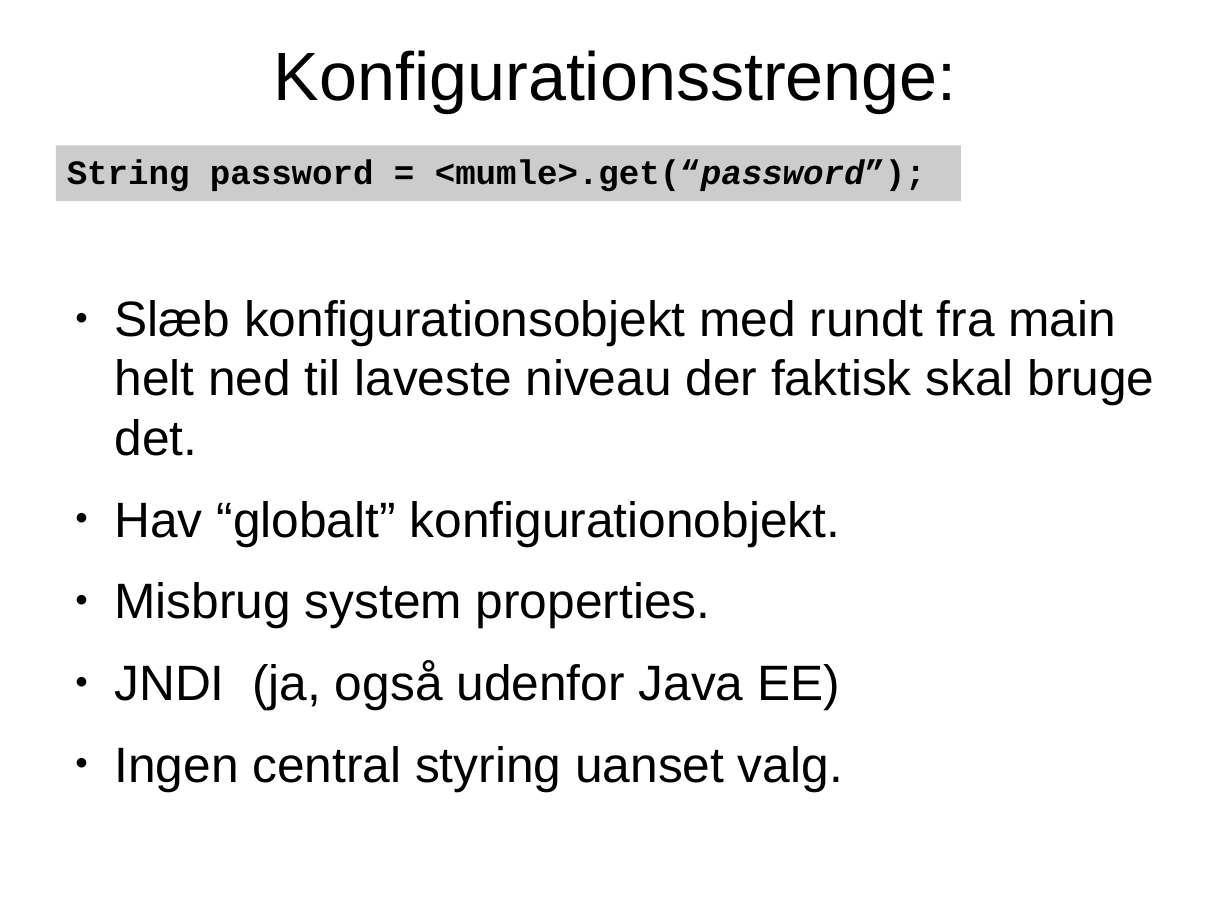
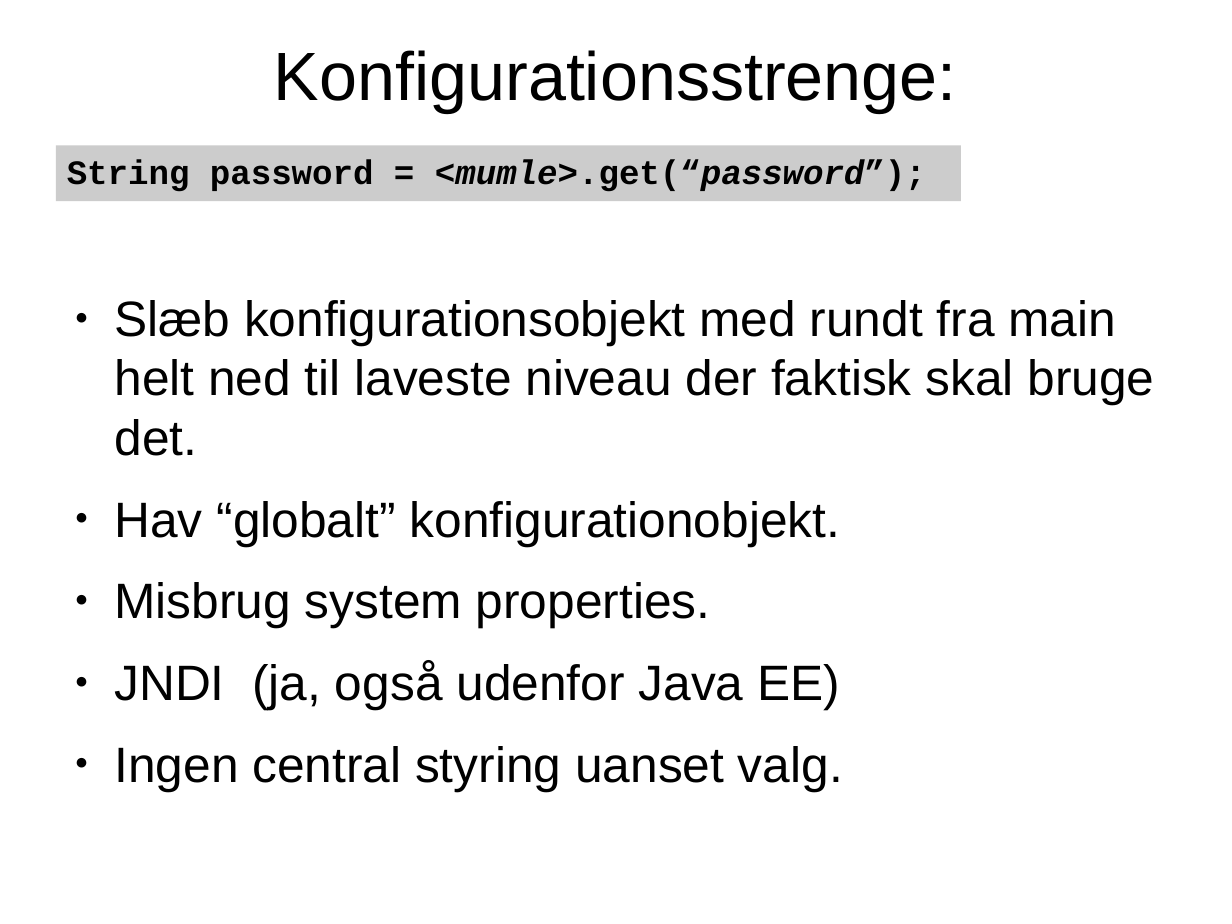
Before and after one commit to ravn/junta-dagger-demo-examples, a slide deck: slide 10 of Dependency Injection med Dagger 2.odp (slide 9 before the commit). Drawn at 1232x924 pixels with LibreOffice and Linux fonts; fonts in the diff are those of the drawing. Boxes give left, top, right and bottom in pixels: in the first picture for what was removed or moved away, otherwise in the second. Text is boxed around its words. In the diff, an @@ line names an element or a change of style, - is before the commit and + after.

Commit message:
Added named string examples to presentation.

```diff
--- a/Dependency Injection med Dagger 2.odp
+++ b/Dependency Injection med Dagger 2.odp
@@ rectangle "String password = <mumle>.get(“password”);" at box(56, 145, 961, 201): italic on in "<mumle>.get(“password”);" @@
```
Also in this commit, not shown: 1 other slide changed, 5 slides added, 1 slide removed, 2 other files.
